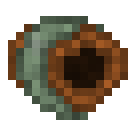
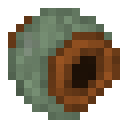
Layers edited between the first and the second 128px x 128px image:
painted on "Hintergrund-Kopie" over (8, 8, 128, 120)
